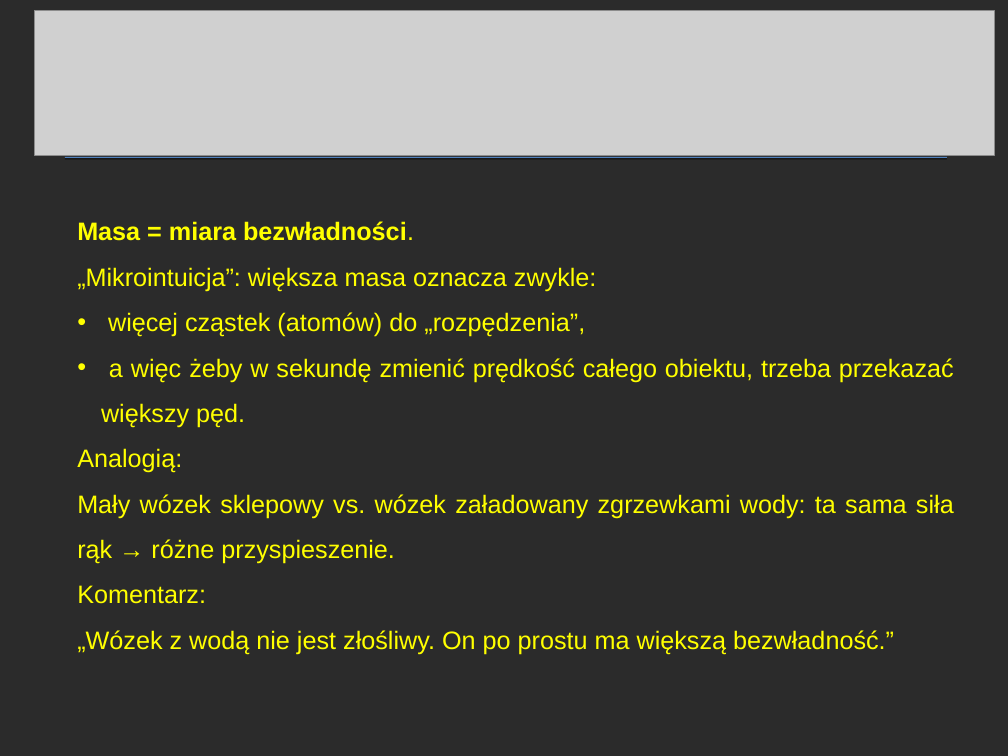
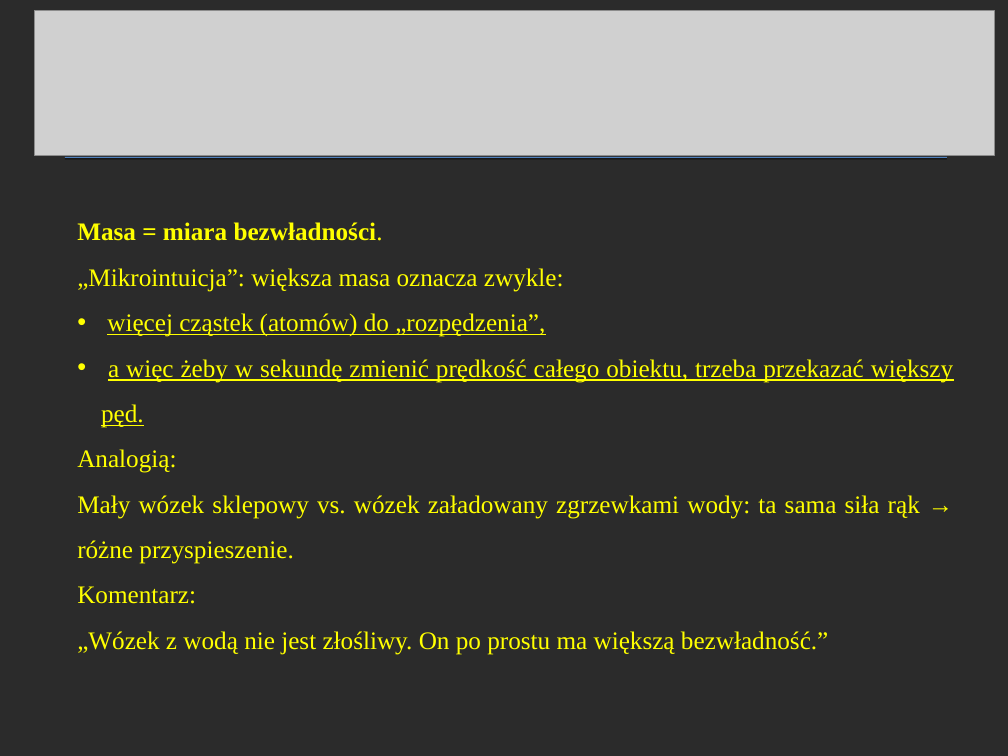
Before and after one commit to MichalMus/Fizyka-w-szkole, a slide deck: slide 8 of 5.Dynamika/3.Druga zasada dynamiki Newtona.ppt. Drawn at 1008x756 pixels with LibreOffice and Linux fonts; fonts in the diff are those of the drawing; grey boxes stand for pictures; background and template pictures are left out; a plain dark background stands for a picture behind light text. Boxes give left, top, right and bottom in pixels: in the first picture for what was removed or moved away, otherwise in the second. Text is boxed around its words. In the diff, an @@ line names an element or a change of style, - is before the commit and + after.

```diff
--- a/5.Dynamika/3.Druga zasada dynamiki Newtona.ppt
+++ b/5.Dynamika/3.Druga zasada dynamiki Newtona.ppt
@@ text "Masa = miara bezwładności." at (77, 222, 954, 655): font Arial to Times New Roman; underline on in "więcej cząstek (atomów) do „rozpędzenia”,", "a więc żeby w sekundę zmienić prędkość ..." @@
```
Also in this commit, not shown: 9 other files.
